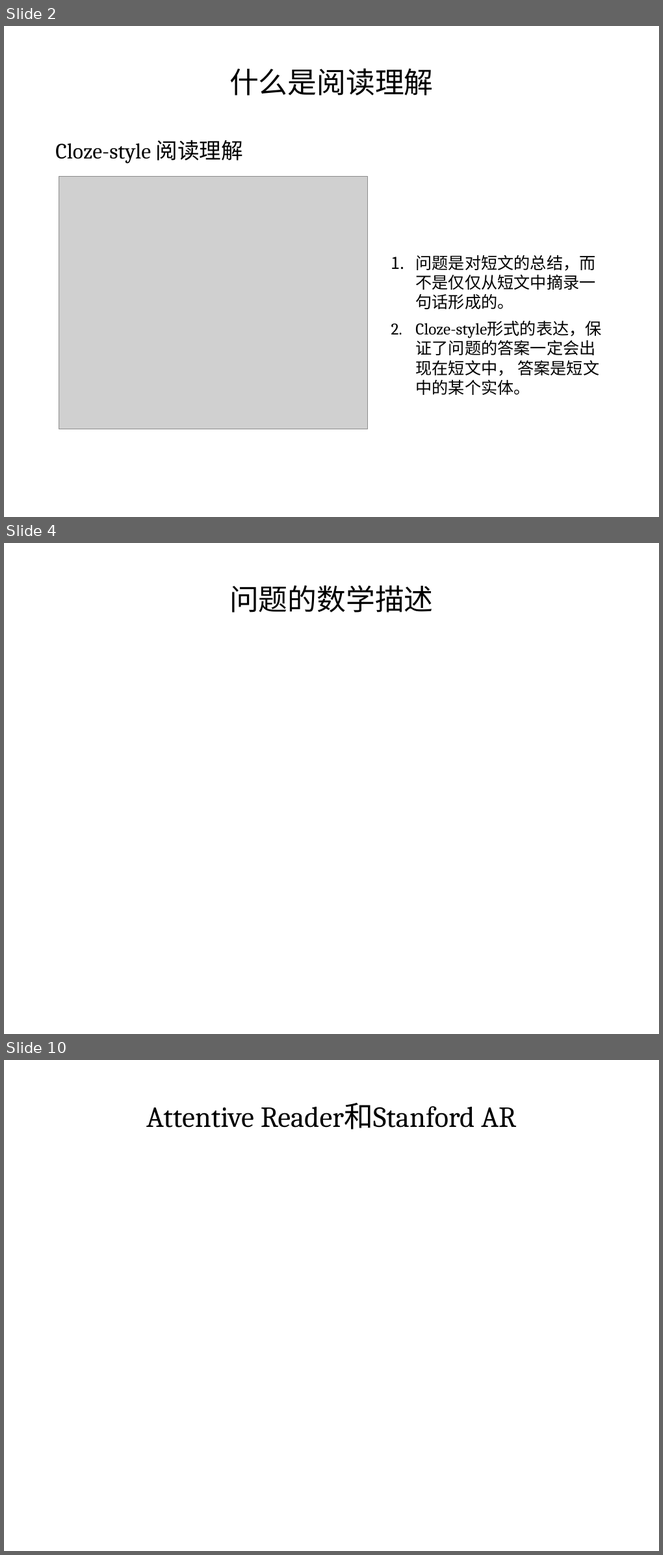
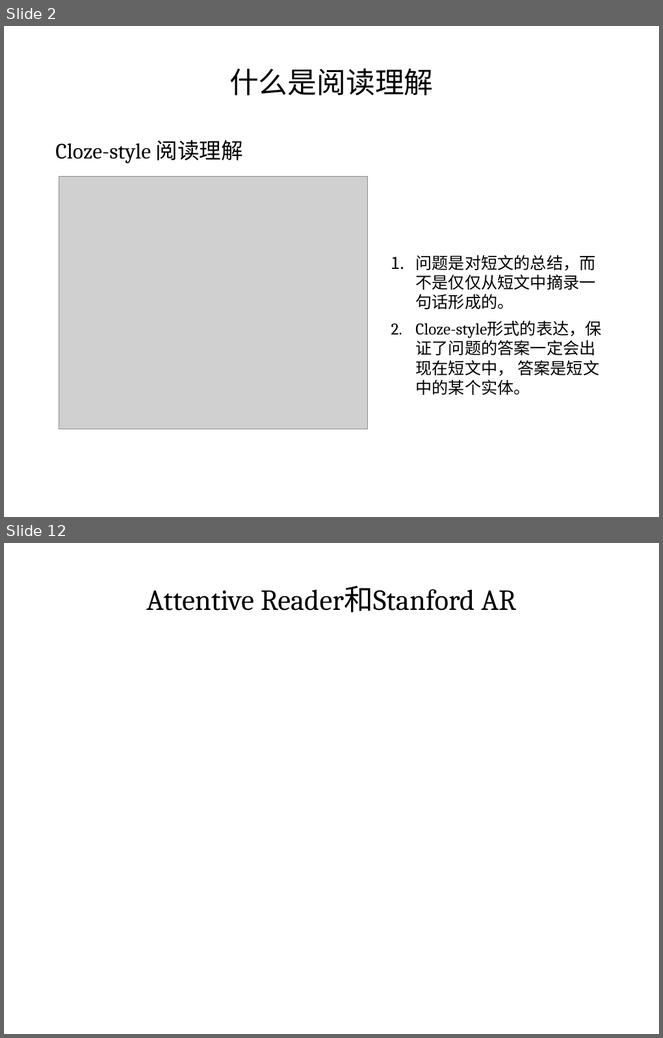
Before and after one commit to coddinglxf/readcomprehension, a slide deck: Reading Comprehensive.pptx. Shown one above the other, each under a label of ours: slides 2, 4 and 10 before the commit, slides 2 and 12 after it; the slides between them are not shown. The pictures are 663x1555 and 663x1038 pixels, drawn with LibreOffice and Linux fonts; fonts in the diff are those of the drawing; grey boxes stand for pictures. Boxes give left, top, right and bottom in pixels: in the first picture for what was removed or moved away, otherwise in the second. Text is boxed around its words. In the diff, an @@ line names an element or a change of style, - is before the commit and + after.

```diff
--- a/Reading Comprehensive.pptx
+++ b/Reading Comprehensive.pptx
@@ slide 4 removed at (x1=4, y1=543, x2=659, y2=1034), background #FFFFFF @@
@@ title removed at (x1=230, y1=585, x2=434, y2=613) @@
-问题的数学描述
@@ what was slide 10 is now slide 12 @@
```
Also in this commit, not shown: 12 slides changed, 4 slides added, 4 other files.
